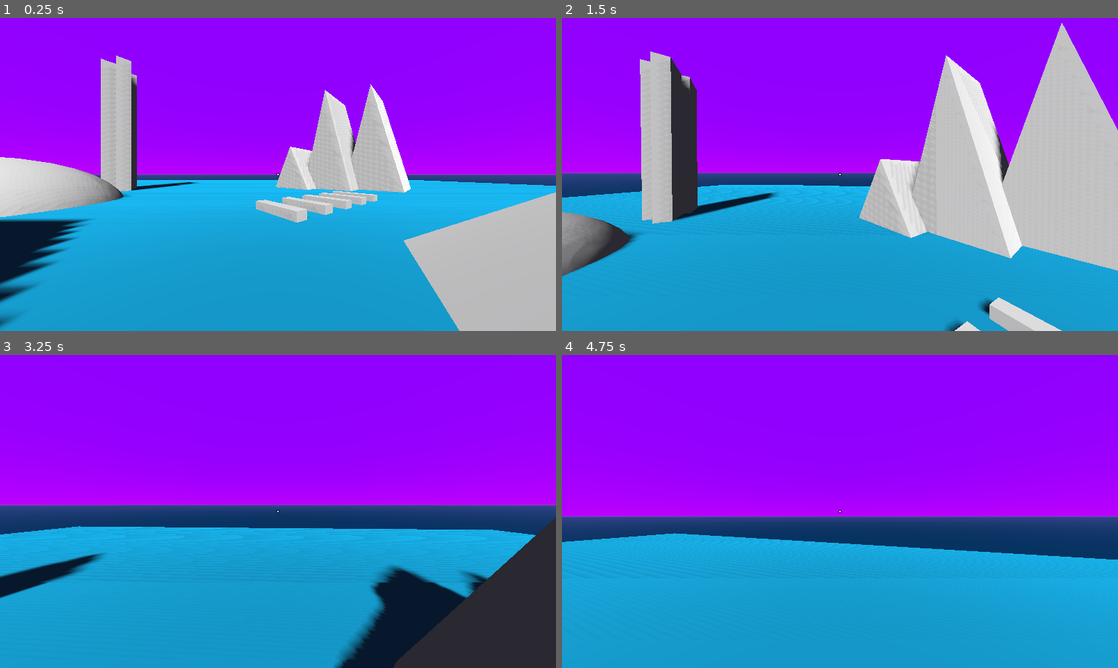
Above: before the commit, frames 1-4 (two rows, left to right).
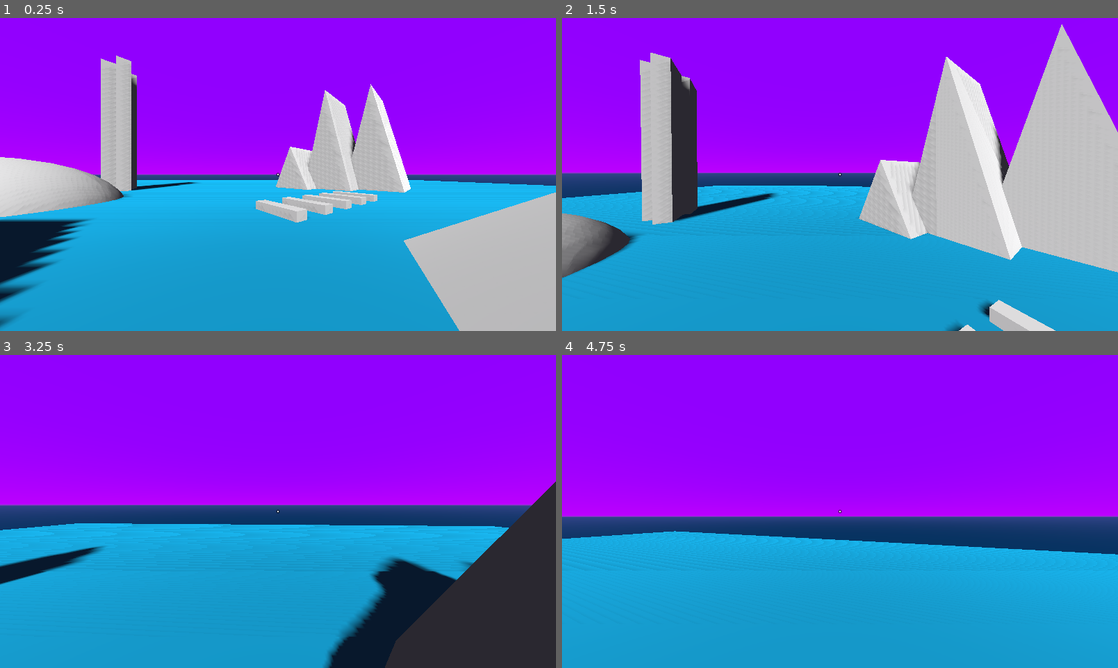
Above: after the commit, the same moments.

Repository: DeerTears/Embers-FPS-Controller
Game: Godot game, scene res://Main.tscn
Same seed, same stepped clock (60 frames per second), same inputs: the game is played once before the commit and once after it.
Inputs (mouse positions are in pixels of both pictures, inside the frame that each line leads up to):
- Up to frame 1 (0.25 s): no input
- Up to frame 2 (1.5 s): tap Enter at 0.5 s; move the mouse to (867, 174) at 0.52 s; press the mouse at (867, 174) at 0.53 s; hold W (forward) from 0.53 s (still down); tap Space (jump) at 0.77 s; move the mouse to (812, 174) at 1.27 s; release the mouse at (812, 174) at 1.28 s; tap Shift (sprint) at 1.35 s
- Up to frame 3 (3.25 s): keep holding W (forward); tap Space (jump) at 1.52, 3.02 s; move the mouse to (289, 505) at 2.02 s; press the mouse at (289, 505) at 2.03 s; move the mouse to (272, 517) at 2.77 s; release the mouse at (272, 517) at 2.78 s; tap Shift (sprint) at 2.85 s
- Up to frame 4 (4.75 s): keep holding W (forward); move the mouse to (878, 514) at 3.52 s; press the mouse at (878, 514) at 3.53 s; tap Space (jump) at 3.77, 4.52 s; move the mouse to (795, 508) at 4.27 s; release the mouse at (795, 508) at 4.28 s; tap Shift (sprint) at 4.35 s

The runs differ from the first frame. In frame 2, 1.4% of the frame differs, in the area x 0-100%, y 1-100%; in frame 3, 6.9%, in the area x 0-100%, y 40-100%; in frame 4, 1.1%.

Commit message:
Fix: Uncomment smooth-stepping code
I had it commented for debug reasons, whoops

Diff:
--- a/PlayerBody.gd
+++ b/PlayerBody.gd
@@ -85,15 +85,14 @@
 	# Update Camera position, with lerped Y.
 	head_camera.global_transform.origin = Vector3(
 		camera_target_position.global_transform.origin.x,
-		camera_target_position.global_transform.origin.y,
-#		lerp(
-#			head_camera.global_transform.origin.y,
-#			camera_target_position.global_transform.origin.y,
-#			get_smooth_factor(
-#				head_camera.global_transform.origin.y,
-#				camera_target_position.global_transform.origin.y
-#			)
-#		),
+		lerp(
+			head_camera.global_transform.origin.y,
+			camera_target_position.global_transform.origin.y,
+			get_smooth_factor(
+				head_camera.global_transform.origin.y,
+				camera_target_position.global_transform.origin.y
+			)
+		),
 		camera_target_position.global_transform.origin.z
 	)
 	var has_pressed_jump: bool = false
